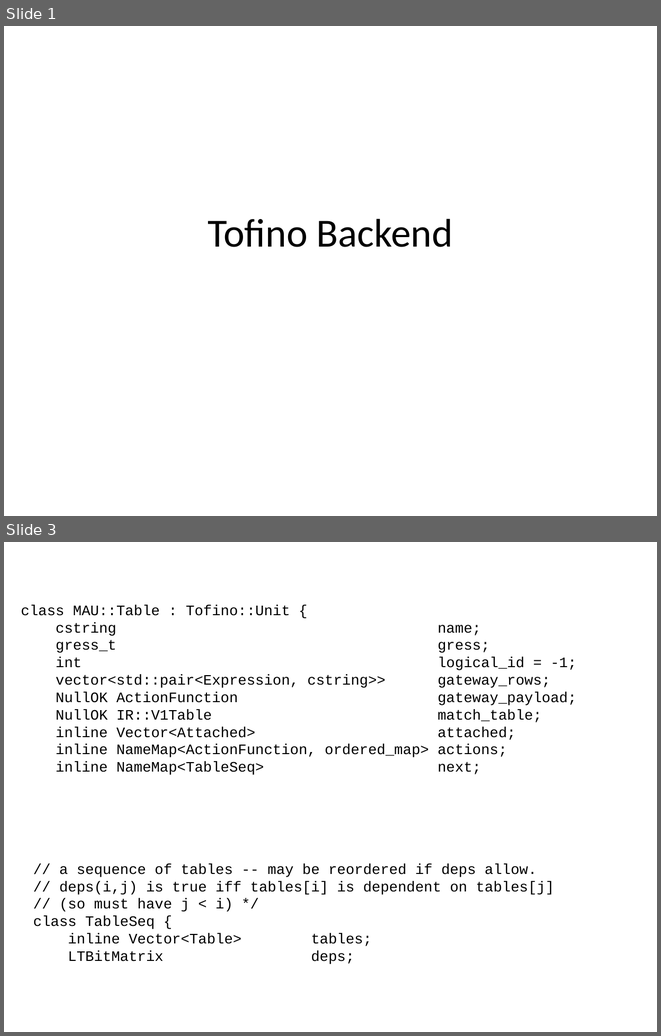
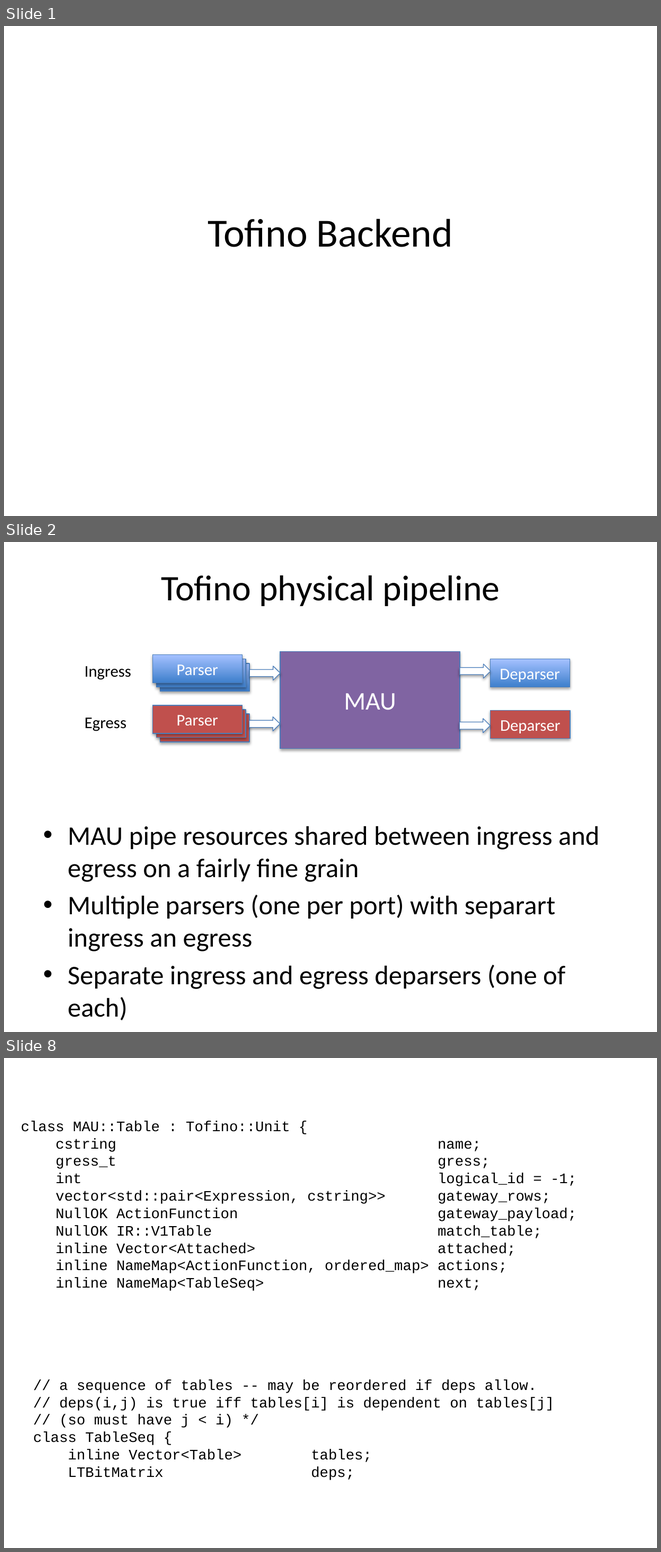
Before and after one commit to p4lang/bf-p4c, a slide deck: docs/TofinoBackend.pptx. Shown one above the other, each under a label of ours: slides 1 and 3 before the commit, slides 1, 2 and 8 after it; the slides between them are not shown. The pictures are 661x1036 and 661x1552 pixels, drawn with LibreOffice and Linux fonts; fonts in the diff are those of the drawing. Boxes give left, top, right and bottom in pixels: in the first picture for what was removed or moved away, otherwise in the second. Text is boxed around its words. In the diff, an @@ line names an element or a change of style, - is before the commit and + after.

Commit message:
additions to TofinoBackend.pptx

```diff
--- a/docs/TofinoBackend.pptx
+++ b/docs/TofinoBackend.pptx
@@ slide 2 added at (4,542,657,1032), background #FFFFFF @@
@@ title added at (161,575,500,606), 39.6 pt, text #000000 @@
+Tofino physical pipeline
@@ rectangle added at (280,651,460,748), fill #8064A2, outline #4B7EBC 0.75 pt, 28 pt, text #FFFFFF @@
+MAU
@@ text added at (85,666,131,680), 18 pt, text #000000 @@
+Ingress
@@ rectangle added at (153,655,242,683), fill gradient #3F80CE to #A4C4FF, outline #4B7EBC 0.75 pt, 18 pt, text #FFFFFF @@
+Parser
@@ rectangle added at (156,659,246,687), fill gradient #3F80CE to #A4C4FF, outline #4B7EBC 0.75 pt @@
@@ rectangle added at (160,663,249,691), fill gradient #3F80CE to #A4C4FF, outline #4B7EBC 0.75 pt @@
@@ right arrow added at (249,666,280,680), fill #FFFFFF, outline #4B7EBC 0.75 pt @@
@@ right arrow added at (460,664,491,678), fill #FFFFFF, outline #4B7EBC 0.75 pt @@
@@ rectangle added at (490,659,570,687), fill gradient #3F80CE to #A4C4FF, outline #4B7EBC 0.75 pt, 18 pt, text #FFFFFF @@
+Deparser
@@ rectangle added at (153,705,242,733), fill #C0504D, outline #4B7EBC 0.75 pt, 18 pt, text #FFFFFF @@
+Parser
@@ rectangle added at (156,709,246,737), fill #C0504D, outline #4B7EBC 0.75 pt @@
@@ rectangle added at (160,714,249,742), fill #C0504D, outline #4B7EBC 0.75 pt @@
@@ rectangle added at (491,711,570,739), fill #C0504D, outline #4B7EBC 0.75 pt, 18 pt, text #FFFFFF @@
+Deparser
@@ text added at (85,717,126,731), 18 pt, text #000000 @@
+Egress
@@ right arrow added at (249,717,280,731), fill #FFFFFF, outline #4B7EBC 0.75 pt @@
@@ right arrow added at (460,718,491,733), fill #FFFFFF, outline #4B7EBC 0.75 pt @@
@@ text added at (68,826,599,989), 29.6 pt, text #000000 @@
+• MAU pipe resources shared between ingress and egress on a fairly fine grain
+• Multiple parsers (one per port) with separart ingress an egress
+• Separate ingress and egress deparsers (one of each)
@@ what was slide 3 is now slide 8 @@
```
Also in this commit, not shown: 1 slide changed, 4 other slides added.
